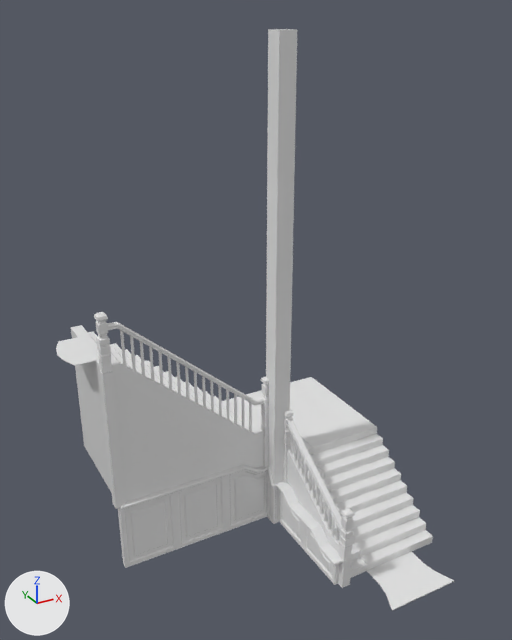
The FBX model Assets/_Project/Art/Meshes/SM_Modular/SM_Stair_Hall.fbx: old version first, new version second.
Rendered twice from a 50 mm lens placed at (-4.1, -34.8, 16.6), pointed at (6.0, -16.5, 7.4). Arrows for +X, +Y and +Z are at lower left; the lights stay in place. The first picture is the older version. Where no turn or scale is listed for an object, it has been applied to the vertices. Vertices at exactly the same position are counted once.

Script lines for the objects in view, before the commit:
```python
me_mesh = bpy.data.meshes.new('Mesh')
me_mesh.from_pydata(...)  # 846 vertices, 822 faces; spans x -0.32..0.32, y -2.13..2.13, z -2.43..2.43
me_mesh.materials.append(mat_t_stairs)  # white #e7e7e7
me_mesh_001 = bpy.data.meshes.new('Mesh.001')
me_mesh_001.from_pydata(...)  # 889 vertices, 844 faces; spans x -3.09..3.09, y -0.21..0.21, z -4.86..4.86
me_mesh_001.materials.append(mat_t_stairs)  # white #e7e7e7
me_mesh_002 = bpy.data.meshes.new('Mesh.002')
me_mesh_002.from_pydata(...)  # 1050 vertices, 1048 faces; spans x 0.23..10.92, y -21.61..-12.4, z -1.5..6.19
me_mesh_002.materials.append(mat_t_stairs)  # white #e7e7e7
me_mesh_004 = bpy.data.meshes.new('Mesh.004')
me_mesh_004.from_pydata(...)  # 98 vertices, 96 faces; spans x 6.9..7.6, y -16.1..-15.4, z -1.5..16.0
me_mesh_004.materials.append(mat_t_stairs)  # white #e7e7e7
ob_carpet = bpy.data.objects.new('Carpet', me_mesh_002)
ob_carpet.location = (0.0, 0.0, 0.0)
ob_pillard = bpy.data.objects.new('Pillard', me_mesh_004)
ob_pillard.location = (0.0, 0.0, 0.0)
ob_wall_stair_bottom = bpy.data.objects.new('Wall_Stair_Bottom', me_mesh)
ob_wall_stair_bottom.location = (7.36, -17.88, 0.93)
ob_wall_stair_top = bpy.data.objects.new('Wall_Stair_Top', me_mesh_001)
ob_wall_stair_top.location = (4.14, -15.5, 3.36)
# also in view: 'Stair_Top' at (4.2, -13.4, 3.7); 'Stair_Bottom' at (9.6, -17.7, 0.0); 'Plateforme' at (9.4, -13.6, 1.4)
```
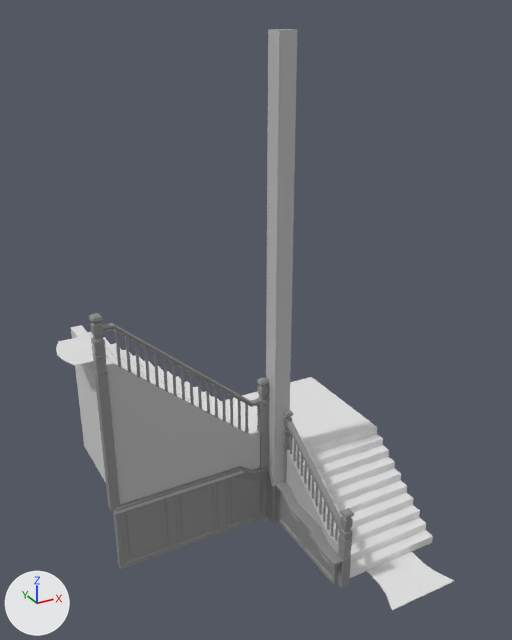
The newer file is also turned or shifted as a whole; pictures and numbers use the older file's frame.

Diff of the bpy script that builds the scene:
```diff
--- a/Assets/_Project/Art/Meshes/SM_Modular/SM_Stair_Hall.fbx.py
+++ b/Assets/_Project/Art/Meshes/SM_Modular/SM_Stair_Hall.fbx.py
@@ mat_t_wall @@
+mat_t_wall = principled_material('T_Wall')
+mat_t_wall.base_color = (0.517, 0.517, 0.517)  # grey #bebebe
+mat_t_wall.roughness = 0.2
@@ mat_t_wood @@
+mat_t_wood = principled_material('T_Wood')
+mat_t_wood.base_color = (0.276, 0.276, 0.276)  # grey #8f8f8f
+mat_t_wood.roughness = 0.2
@@ me_mesh_004 @@
 me_mesh_004.from_pydata(...)  # 98 vertices, 96 faces; spans x 6.9..7.6, y -16.1..-15.4, z -1.5..16.0
+# me_mesh_004 part 11: all 14 faces centred in x 7.0..7.6, y -16.0..-15.4, z 8.2..16.0 switch from mat_t_stairs (white #e7e7e7) to mat_t_wall (grey #bebebe)
+# me_mesh_004 part 12: all 82 faces centred in x 6.9..7.6, y -16.1..-15.4, z -1.5..0.9 switch from mat_t_stairs (white #e7e7e7) to mat_t_wood (grey #8f8f8f)
@@ me_mesh_001 @@
-me_mesh_001.from_pydata(...)  # 889 vertices, 844 faces; spans x -3.09..3.09, y -0.21..0.21, z -4.86..4.86
+me_mesh_001.from_pydata(...)  # 889 vertices, 844 faces; spans x -3.25..2.93, y -0.21..0.22, z -4.86..4.86
+# me_mesh_001 part 1: the loose piece of 451 vertices spanning x -2.92..3.09, y -0.07..0.16, z -1.14..4.47 is moved by (-0.16, -0.02, 0.0)
+# me_mesh_001 part 2: the loose piece of 136 vertices spanning x -3.09..-2.75, y -0.13..0.21, z -2.17..4.86 is moved by (-0.16, -0.02, 0.0)
+# me_mesh_001 part 3: the loose piece of 28 vertices spanning x -2.92..3.09, y -0.03..0.13, z -2.45..3.09 is moved by (-0.16, -0.02, 0.0)
+# me_mesh_001 part 4: the loose piece of 136 vertices spanning x 2.65..2.99, y -0.13..0.21, z -2.53..1.21 is moved by (-0.16, -0.02, 0.0)
+# me_mesh_001 part 5: the loose piece of 138 vertices spanning x -2.92..3.08, y -0.21..0.21, z -4.86..-2.11 is moved by (-0.16, 0.01, 0.0)
+# me_mesh_001 part 6: 676 of the faces centred in x -3.09..2.99, y -0.13..0.21, z -0.72..4.86 switch from mat_t_stairs (white #e7e7e7) to mat_t_wood (grey #8f8f8f)
+# me_mesh_001 part 7: 137 of the faces centred in x -2.92..3.0, y -0.21..0.21, z -4.86..-1.63 switch from mat_t_stairs (white #e7e7e7) to mat_t_wood (grey #8f8f8f)
+# me_mesh_001 part 8: 4 of the faces centred in x -3.08..-2.76, y -0.12..0.2, z 0.37 switch from mat_t_stairs (white #e7e7e7) to mat_t_wood (grey #8f8f8f)
+# me_mesh_001 part 9: 19 of the faces centred in x -2.92..-0.08, y -0.03..0.13, z -2.45..3.09 switch from mat_t_stairs (white #e7e7e7) to mat_t_wall (grey #bebebe)
+# me_mesh_001 part 10: 8 of the faces centred in x 2.69..3.09, y -0.03..0.13, z -2.45..-0.95 switch from mat_t_stairs (white #e7e7e7) to mat_t_wall (grey #bebebe)
@@ me_mesh @@
-me_mesh.from_pydata(...)  # 846 vertices, 822 faces; spans x -0.32..0.32, y -2.13..2.13, z -2.43..2.43
+me_mesh.from_pydata(...)  # 846 vertices, 822 faces; spans x -0.35..0.3, y -2.13..2.13, z -2.43..2.43
+# me_mesh part 13: 11 of the faces centred in x 0.08..0.23, y 1.9..2.13, z -2.43..0.83 switch from mat_t_stairs (white #e7e7e7) to mat_t_wall (grey #bebebe)
+# me_mesh part 14: 8 of the faces centred in x 0.08..0.23, y -1.88..-1.49, z -2.43..-0.93 switch from mat_t_stairs (white #e7e7e7) to mat_t_wall (grey #bebebe)
+# me_mesh part 15: 8 of the faces centred in x 0.08..0.23, y 0.29..0.75, z -2.43..-0.05 switch from mat_t_stairs (white #e7e7e7) to mat_t_wall (grey #bebebe)
+# me_mesh part 16: 795 of the faces centred in x -0.32..0.32, y -2.13..2.13, z -2.43..2.43 switch from mat_t_stairs (white #e7e7e7) to mat_t_wood (grey #8f8f8f)
+# edits to the shape of me_mesh do not show in these pictures
```

Where the change shows, as pixel boxes [x1, y1, x2, y2] in the pictures (512 x 640 px; the box of a moved part takes in the faces that stretch with it):
'Wall_Stair_Top', reshaped, recoloured (white to grey)
    before: [94, 312, 269, 568]
    after: [89, 313, 269, 569]
part 1 of me_mesh_001, moved or reshaped
    before: [107, 322, 264, 432]
    after: [102, 323, 261, 433]
part 2 of me_mesh_001, moved or reshaped
    before: [94, 312, 125, 509]
    after: [89, 313, 120, 511]
part 3 of me_mesh_001, moved or reshaped
    before: [111, 362, 264, 512]
    after: [106, 363, 260, 514]
part 4 of me_mesh_001, moved or reshaped
    before: [260, 377, 269, 467]
    after: [257, 377, 269, 469]
part 5 of me_mesh_001, moved or reshaped
    before: [118, 465, 269, 568]
    after: [113, 466, 269, 569]
part 6 of me_mesh_001, recoloured
    both: [94, 313, 269, 428]
part 7 of me_mesh_001, recoloured (white to grey)
    both: [118, 427, 269, 568]
part 8 of me_mesh_001, recoloured (white to grey)
    both: [100, 373, 120, 509]
part 9 of me_mesh_001, recoloured (white to grey)
    both: [111, 363, 252, 512]
part 10 of me_mesh_001, recoloured (white to grey)
    both: [253, 431, 260, 468]
part 11 of me_mesh_004, recoloured (white to grey)
    both: [266, 29, 297, 484]
part 12 of me_mesh_004, recoloured (white to grey)
    both: [267, 467, 281, 524]
part 13 of me_mesh, recoloured
    before: [287, 449, 291, 483]
    after: [286, 449, 290, 483]
part 14 of me_mesh, recoloured
    both: [329, 534, 339, 552]
part 15 of me_mesh, recoloured
    both: [288, 451, 331, 539]
part 16 of me_mesh, recoloured (white to grey)
    both: [277, 410, 354, 588]
